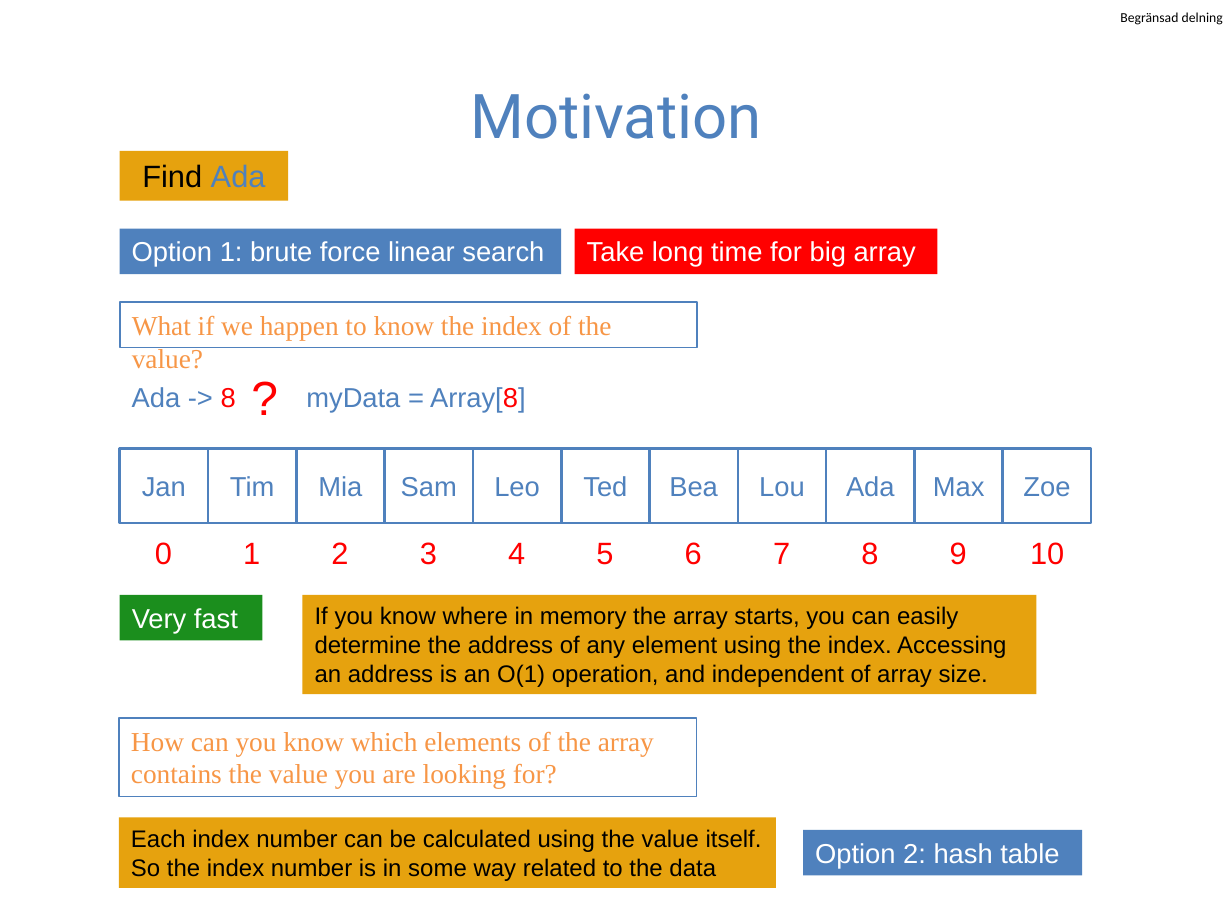
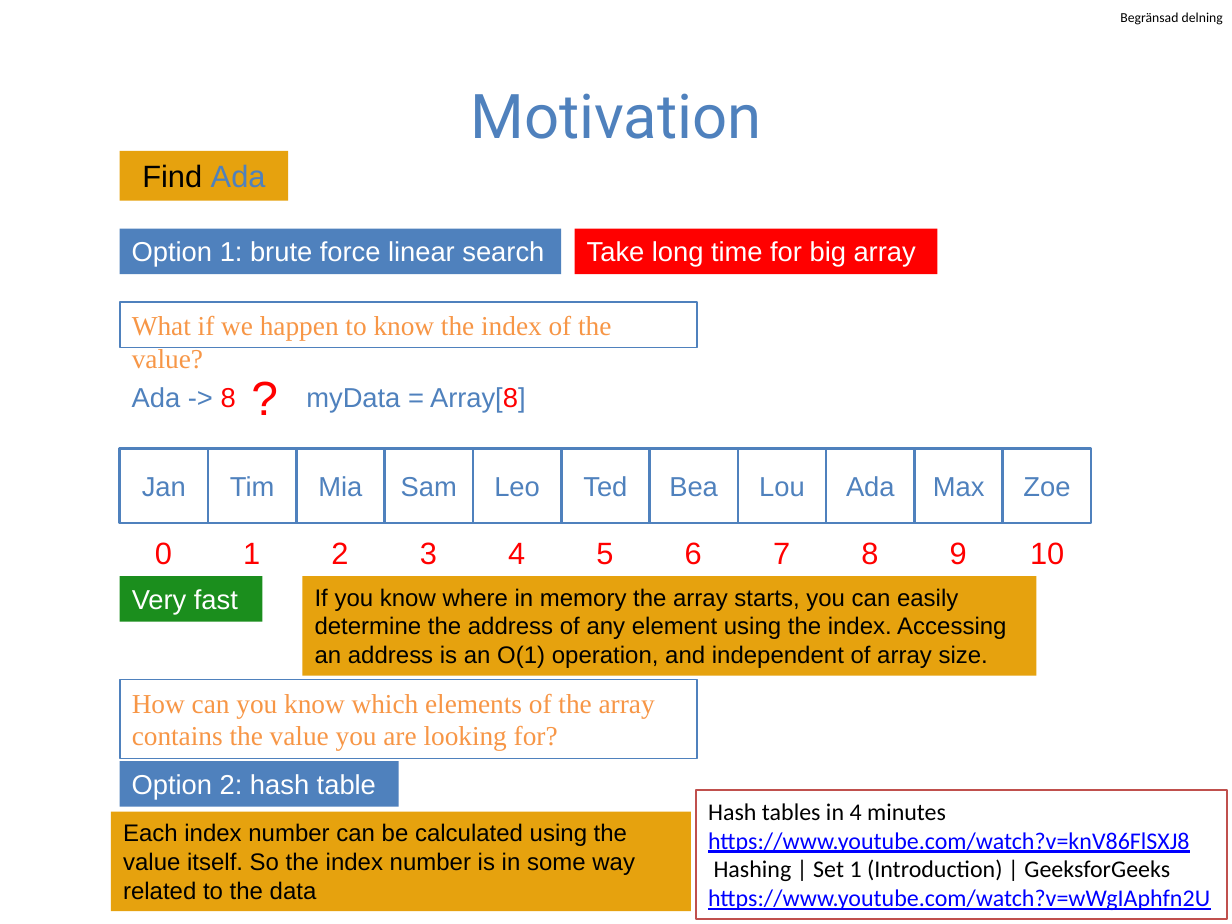
Before and after one commit to guhofstra/CSC111Fa25, a slide deck: slide 3 of PPTs/Lecture 7-hash table.pptx. Drawn at 1232x924 pixels with LibreOffice and Linux fonts; fonts in the diff are those of the drawing. Boxes give left, top, right and bottom in pixels: in the first picture for what was removed or moved away, otherwise in the second. Text is boxed around its words. In the diff, an @@ line names an element or a change of style, - is before the commit and + after.

```diff
--- a/PPTs/Lecture 7-hash table.pptx
+++ b/PPTs/Lecture 7-hash table.pptx
@@ rectangle "Very fast": place and size @@
-rectangle "Very fast" at bbox=[120, 595, 262, 641]
+rectangle "Very fast" at bbox=[120, 577, 262, 622]
@@ rectangle "If you know where in ...": place and size @@
-rectangle "If you know where in ..." at bbox=[303, 595, 1037, 695]
+rectangle "If you know where in ..." at bbox=[303, 577, 1037, 676]
@@ rectangle "How can you know which ...": place and size @@
-rectangle "How can you know which ..." at bbox=[118, 718, 696, 797]
+rectangle "How can you know which ..." at bbox=[120, 680, 697, 759]
@@ rectangle "Option 2: hash table": place and size @@
-rectangle "Option 2: hash table" at bbox=[803, 830, 1082, 876]
+rectangle "Option 2: hash table" at bbox=[120, 761, 398, 807]
@@ rectangle added at bbox=[696, 791, 1227, 919], fill #FFFFFF, outline #C0504D 1 pt, 14 pt, text #0000FF, underline @@
+Hash tables in 4 minutes
+https://www.youtube.com/watch?v=knV86FlSXJ8
+Hashing | Set 1 (Introduction) | GeeksforGeeks
+https://www.youtube.com/watch?v=wWgIAphfn2U
@@ rectangle "Each index number can be ...": place and size @@
-rectangle "Each index number can be ..." at bbox=[118, 817, 775, 887]
+rectangle "Each index number can be ..." at bbox=[111, 812, 691, 912]
```
Also in this commit, not shown: 4 other slides changed, 2 slides added, 2 slides removed, 21 other files.
